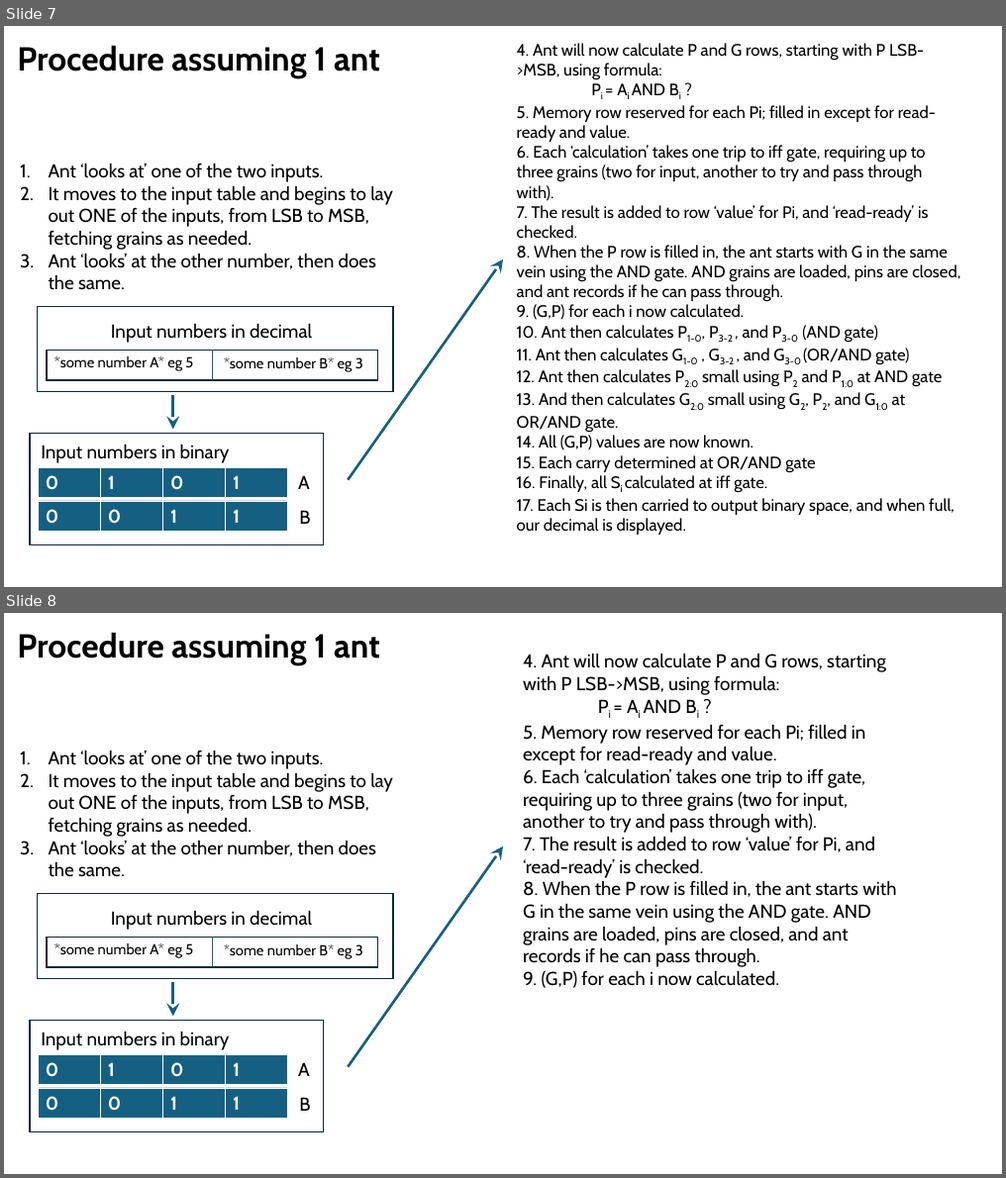
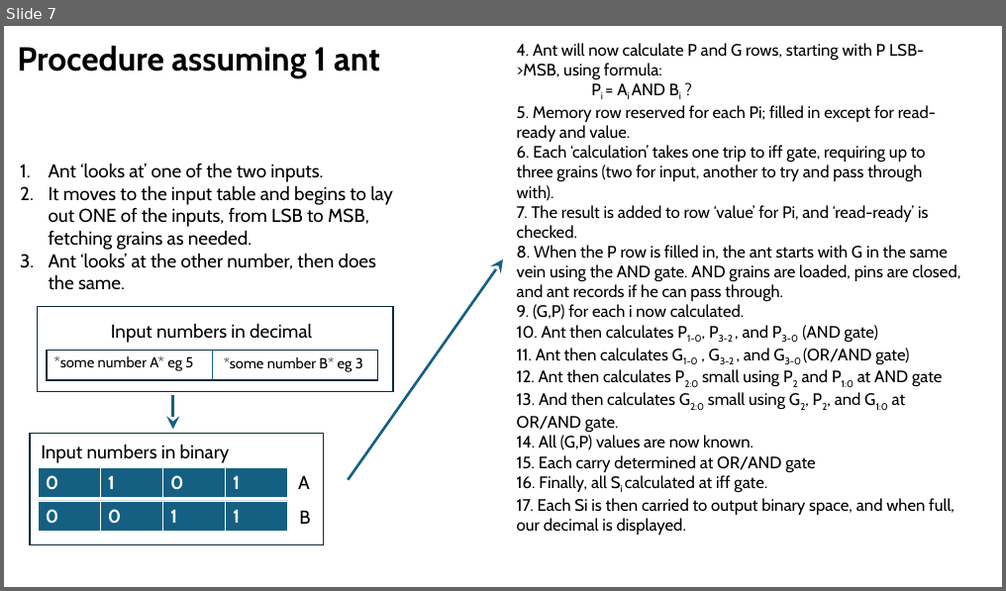
Before and after one commit to John-Cap/Ant-Colony-Calculator-Simulator, a slide deck: design/ant_board.pptx. Shown one above the other, each under a label of ours: slides 7 and 8 before the commit, slide 7 after it. The pictures are 1006x1178 and 1006x591 pixels, drawn with LibreOffice and Linux fonts; fonts in the diff are those of the drawing. Boxes give left, top, right and bottom in pixels: in the first picture for what was removed or moved away, otherwise in the second. Text is boxed around its words. In the diff, an @@ line names an element or a change of style, - is before the commit and + after.

```diff
--- a/design/ant_board.pptx
+++ b/design/ant_board.pptx
@@ slide 8 removed at (4,613,1002,1174), background #FFFFFF @@
@@ text removed at (17,632,380,665) @@
-Procedure assuming 1 ant
@@ text removed at (523,653,896,988) @@
-4. Ant will now calculate P and G rows, starting with P LSB->MSB, using formula:
-Pi = Ai AND Bi ?
-5. Memory row reserved for each Pi; filled in except for read-ready and value.
-6. Each ‘calculation’ takes one trip to iff gate, requiring up to three grains (two for input, another to try and pass through with).
-7. The result is added to row ‘value’ for Pi, and ‘read-ready’ is checked.
-8. When the P row is filled in, the ant starts with G in the same vein using the AND gate. AND grains are loaded, pins are closed, and ant records if he can pass through.
-9. (G,P) for each i now calculated.
@@ text removed at (49,750,393,877) @@
-1. Ant ‘looks at’ one of the two inputs.
-2. It moves to the input table and begins to lay out ONE of the inputs, from LSB to MSB, fetching grains as needed.
-3. Ant ‘looks’ at the other number, then does the same.
@@ arrow removed from (348, 1067) to (503, 847) @@
@@ rectangle removed at (37,894,392,979) @@
@@ rectangle removed at (47,937,377,967) @@
@@ text removed at (111,910,312,930) @@
-Input numbers in decimal
@@ line removed from (212, 937) to (212, 967) @@
@@ text removed at (54,944,193,959) @@
-*some number A* eg 5
@@ text removed at (224,945,363,959) @@
-*some number B* eg 3
@@ arrow removed from (173, 982) to (173, 1017) @@
@@ rectangle removed at (30,1020,323,1132) @@
@@ table removed at (38,1056,286,1116), 2 rows, 4 columns @@
-0 | 1 | 0 | 1
- |  |  | 
@@ text removed at (41,1031,230,1051) @@
-Input numbers in binary
@@ text removed at (298,1062,310,1076) @@
-A
@@ table removed at (38,1089,286,1120), 1 rows, 4 columns @@
-0 | 0 | 1 | 1
@@ text removed at (299,1097,310,1111) @@
-B
```
Also in this commit, not shown: 2 slides changed, 2 slides added, 1 other slide removed.
